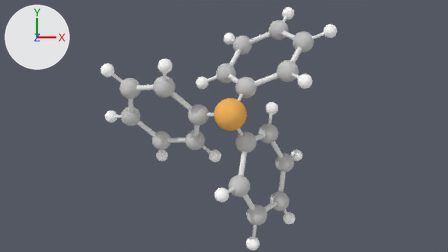
The Blender file Molec-2/Assets/Recursos/Moleculas Blender/PPh3.blend: old version first, new version second.
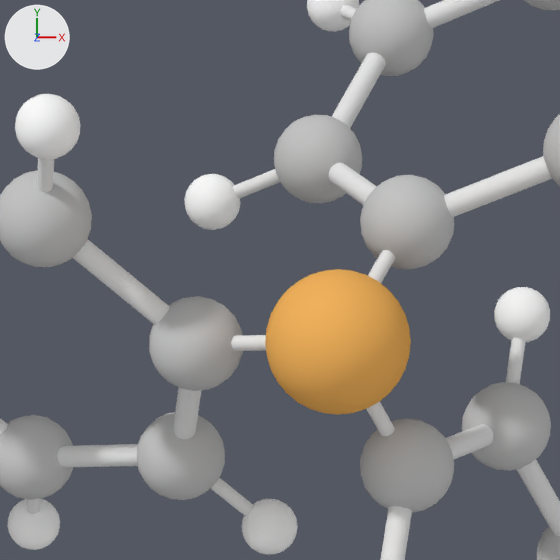
Each version appears first from the file's camera 'Camera', and next in a close-up on the part from 34% to 63% of the width and 15% to 65% of the height. The lights are fixed; the arrows at upper left show +X, +Y and +Z.
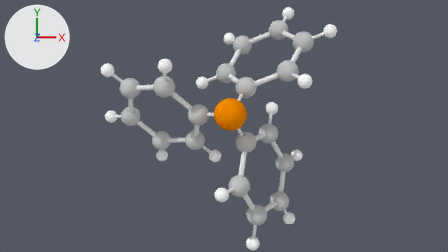
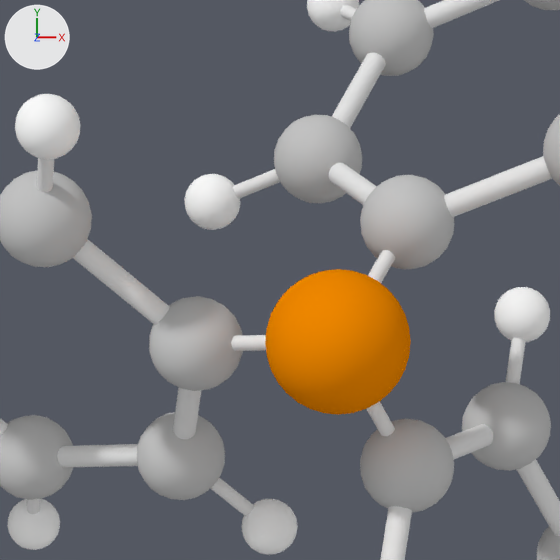
Changed parts and their boxes (x1, y1, x2, y2) in the close-ups (560 x 560 px):
part 1 of me_sphere, recoloured
    both: (265, 269, 411, 415)

Edits to the bpy script that builds the scene:
```text
Add mat_p:
    mat_p = diffuse_material('P')
    mat_p.base_color = (0.9, 0.257, 0.0)  # orange #f38b00
Change me_sphere:
    where me_sphere.from_pydata(...)  # 8714 vertices, 15506 faces; spans x -8.9..6.8, y -8.6..7.8, z -6.7..1.4
    used by ob_sphere; location = (0.0, 0.0, 0.0); scale = (0.5, 0.5, 0.5)
    me_sphere part 1: all 512 faces that had it switch from mat_material_002 (orange #f3b45e) to mat_p (orange #f38b00)
```
